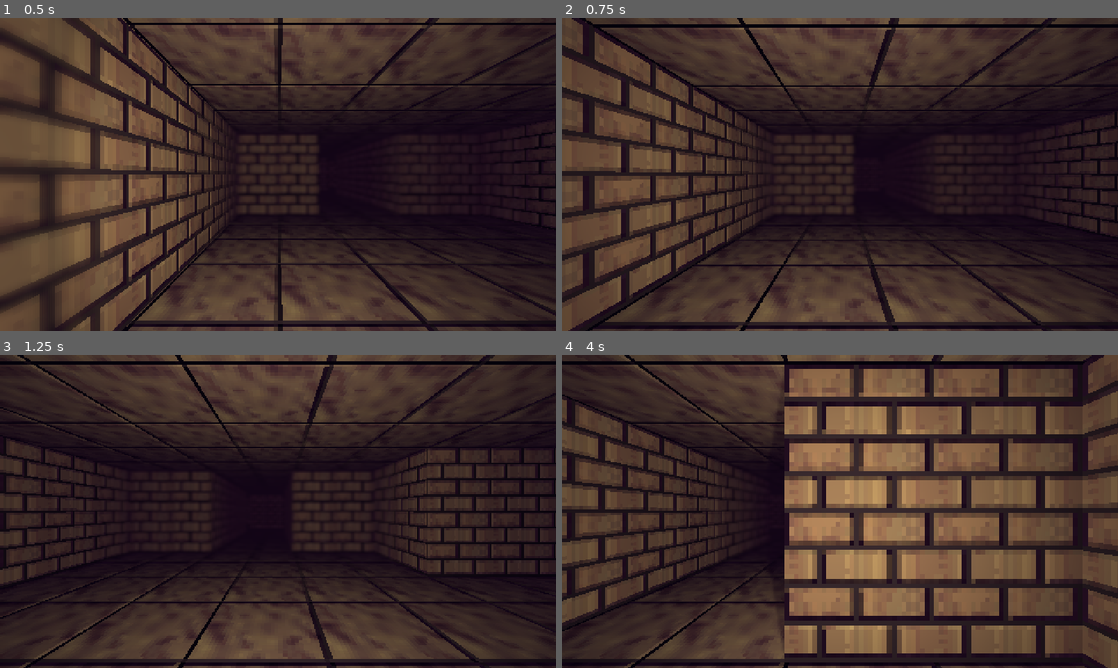
Above: before the commit, frames 1-4 (two rows, left to right).
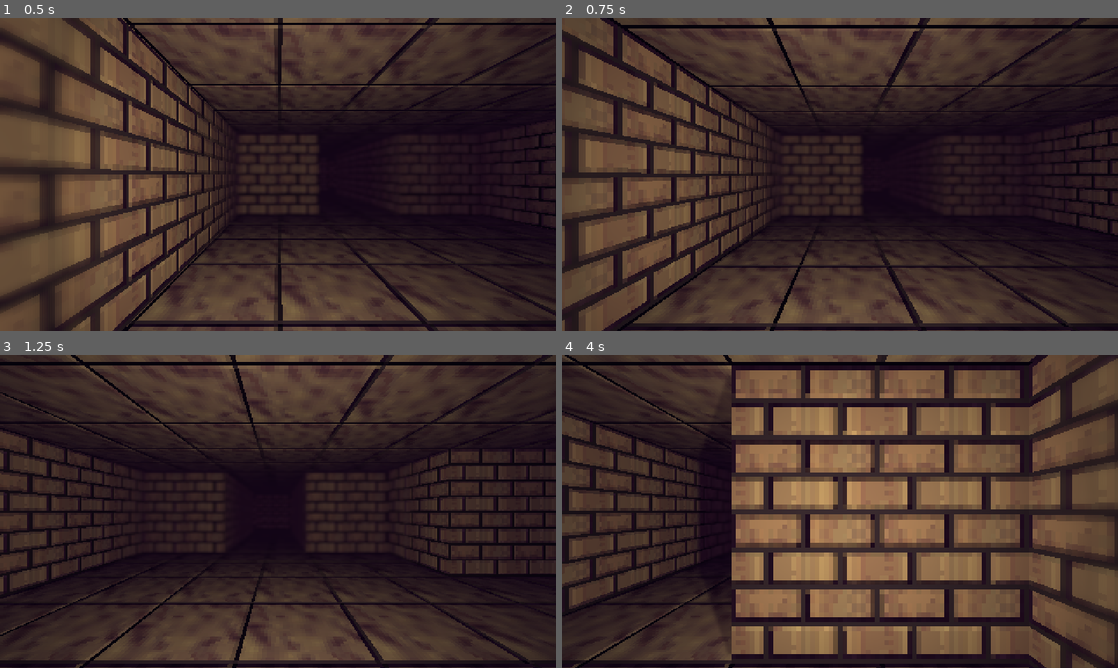
Above: after the commit, the same moments.

Repository: uheartbeast/3d-dungeon
Game: Godot game, scene res://World.tscn
Two runs of this game, one before a commit and one after it. Both use one fixed random seed, a clock stepped at 60 frames per second and the inputs below.
Inputs:
- Up to frame 1 (0.5 s): no input
- Up to frame 2 (0.75 s): tap Enter at 0.5 s; hold D (strafe_right) from 0.53 s (still down)
- Up to frame 3 (1.25 s): keep holding D (strafe_right)
- Up to frame 4 (4 s): release D (strafe_right) at 1.28 s; hold S (back) 1.28-2.03 s; tap Space at 2 s; hold D (strafe_right) 2.03-2.78 s; tap Enter at 2.75 s; hold W (forward) 2.78-3.53 s; hold A (strafe_left) from 3.53 s (still down)

Frame 1 is identical in both runs. In frame 2, 22% of the frame differs, in the area x 0-100%, y 0-100%; in frame 3, 15%; in frame 4, 42%.

Commit message:
walk and walls management

Diff:
--- a/Cell.gd
+++ b/Cell.gd
@@ -11,10 +11,10 @@
 func update_faces(cell_list) -> void:
 	var my_grid_position = Vector2(translation.x/Globals.GRID_SIZE, translation.z/2)
 	if cell_list.has(my_grid_position + Vector2.RIGHT):
-		eastFace.hide()
+		eastFace.queue_free()
 	if cell_list.has(my_grid_position + Vector2.LEFT):
-		westFace.hide()
+		westFace.queue_free()
 	if cell_list.has(my_grid_position + Vector2.DOWN):
-		southFace.hide()
+		southFace.queue_free()
 	if cell_list.has(my_grid_position + Vector2.UP):
-		northFace.hide()
+		northFace.queue_free()
--- a/Player.gd
+++ b/Player.gd
@@ -1,40 +1,16 @@
 extends Spatial
 
+onready var timerprocessor: = $Timer
 onready var tween: = $Tween
 onready var forward: = $RayForward
 onready var back: = $RayBack
 onready var right: = $RayRight
 onready var left: = $RayLeft
-
-func _physics_process(delta):
-	if Input.is_action_pressed("forward") and collision_check(forward):
-		set_physics_process(false)
-		yield(tween_translation(get_direction(forward)), "completed")
-		set_physics_process(true)
-	elif Input.is_action_pressed("back") and collision_check(back):
-		set_physics_process(false)
-		yield(tween_translation(get_direction(back)), "completed")
-		set_physics_process(true)
-	elif Input.is_action_pressed("strafe_left") and collision_check(left):
-		set_physics_process(false)
-		yield(tween_translation(get_direction(left)), "completed")
-		set_physics_process(true)
-	elif Input.is_action_pressed("strafe_right") and collision_check(right):
-		set_physics_process(false)
-		yield(tween_translation(get_direction(right)), "completed")
-		set_physics_process(true)
-	elif Input.is_action_pressed("turn_left"):
-		set_physics_process(false)
-		yield(tween_rotation(PI/2), "completed")
-		set_physics_process(true)
-	elif Input.is_action_pressed("turn_right"):
-		set_physics_process(false)
-		yield(tween_rotation(-PI/2), "completed")
-		set_physics_process(true)
-		print(rotation_degrees)
-
 func collision_check(direction):
-	return direction.is_colliding()
+	if direction != null:
+		return direction.is_colliding()
+	else:
+		return false
 
 func get_direction(direction):
 	if not direction is RayCast: return
@@ -56,3 +32,34 @@
 	)
 	tween.start()
 	yield(tween, "tween_completed")
+
+
+func _on_Timer_timeout() -> void:
+	var GO_W := Input.is_action_pressed("forward")
+	var GO_S := Input.is_action_pressed("back")
+	var GO_A := Input.is_action_pressed("strafe_left")
+	var GO_D := Input.is_action_pressed("strafe_right")
+	var TURN_Q := Input.is_action_pressed("turn_left")
+	var TURN_E := Input.is_action_pressed("turn_right")
+
+	var ray_dir
+	var turn_dir = int(TURN_Q) - int(TURN_E)
+
+
+	if GO_W:
+		ray_dir = forward
+	elif GO_S:
+		ray_dir = back
+	elif GO_A:
+		ray_dir = left
+	elif GO_D:
+		ray_dir = right
+	elif turn_dir:
+		timerprocessor.stop()
+		yield(tween_rotation(PI/2 * turn_dir), "completed")
+		timerprocessor.start()
+
+	if collision_check(ray_dir):
+		timerprocessor.stop()
+		yield(tween_translation(get_direction(ray_dir)), "completed")
+		timerprocessor.start()
--- a/Player.tscn
+++ b/Player.tscn
@@ -93,3 +93,10 @@
 [node name="AnimationPlayer" type="AnimationPlayer" parent="."]
 anims/RESET = SubResource( 1 )
 anims/Step = SubResource( 2 )
+
+[node name="Timer" type="Timer" parent="."]
+process_mode = 0
+wait_time = 0.05
+autostart = true
+
+[connection signal="timeout" from="Timer" to="." method="_on_Timer_timeout"]
